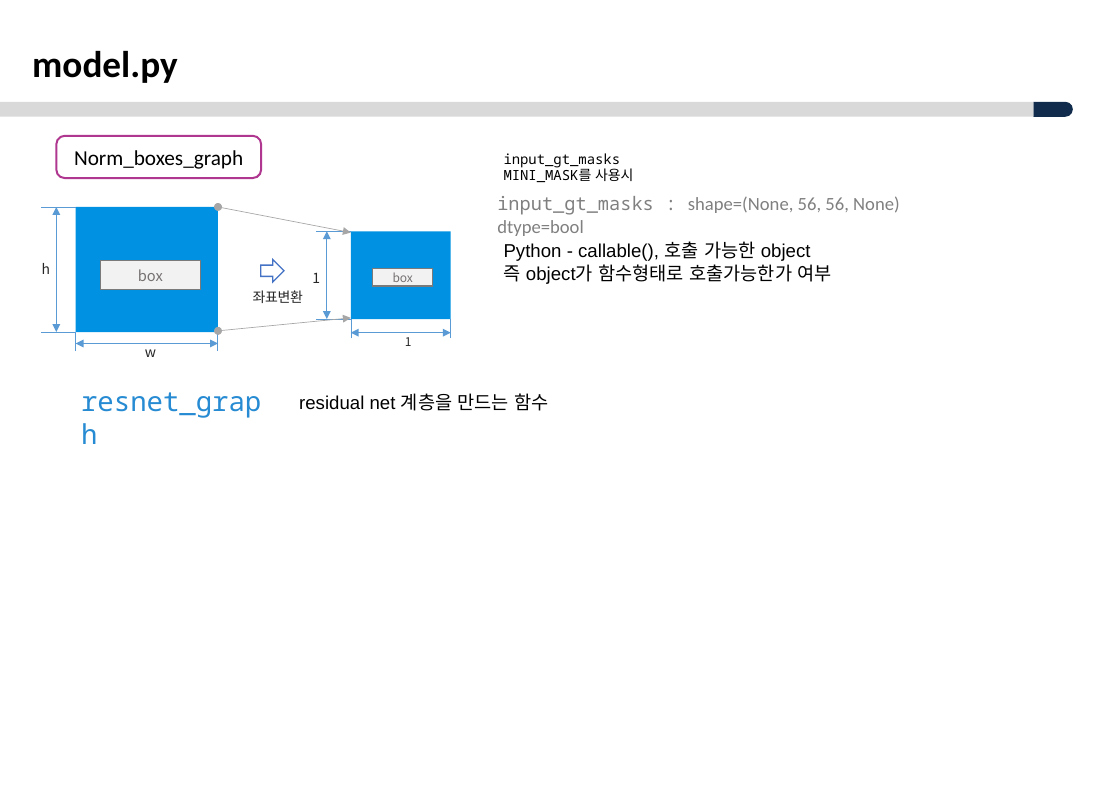
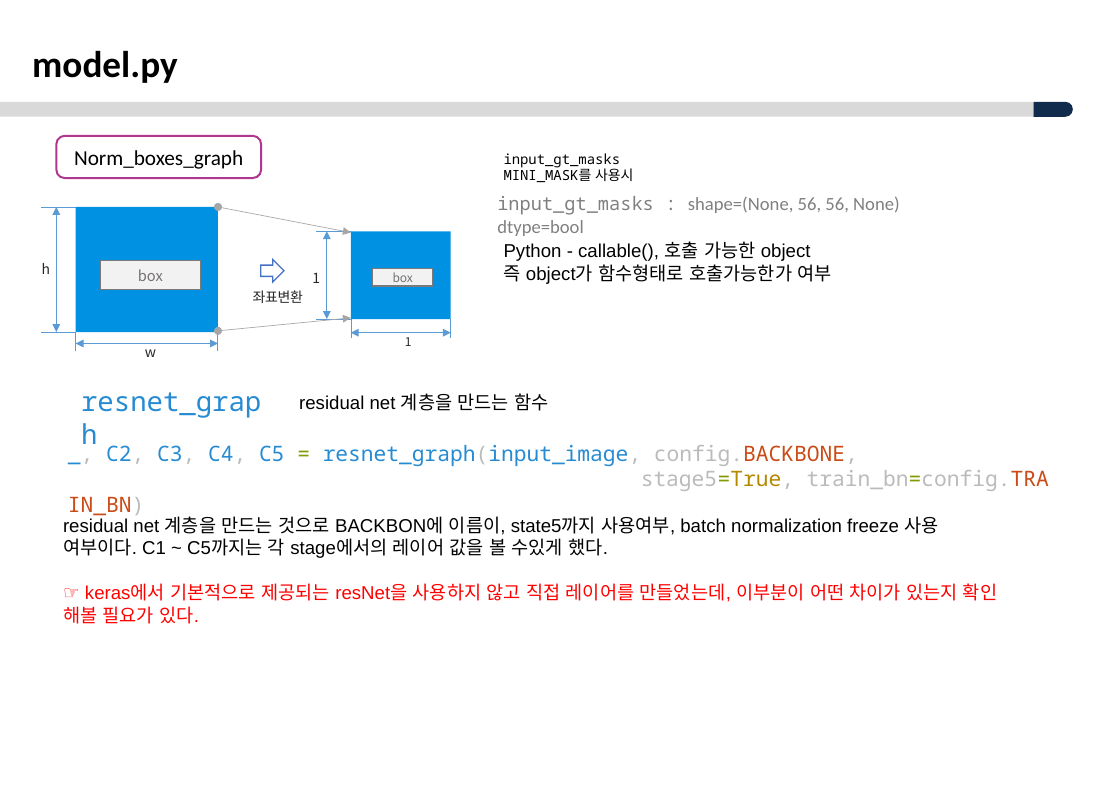
Before and after one commit to ksyoon70/Mask-RCNN-TF2, a slide deck: slide 2 of Masked-RCNN_분석_V1.0.pptx. Drawn at 1120x792 pixels with LibreOffice and Linux fonts; fonts in the diff are those of the drawing; background and template pictures are left out. Boxes give left, top, right and bottom in pixels: in the first picture for what was removed or moved away, otherwise in the second. Text is boxed around its words. In the diff, an @@ line names an element or a change of style, - is before the commit and + after.

```diff
--- a/Masked-RCNN_분석_V1.0.pptx
+++ b/Masked-RCNN_분석_V1.0.pptx
@@ text added at (x1=68, y1=445, x2=1049, y2=519), 16 pt, text #BBBBBB @@
+_, C2, C3, C4, C5 = resnet_graph(input_image, config.BACKBONE,
+stage5=True, train_bn=config.TRAIN_BN)
@@ text added at (x1=63, y1=516, x2=939, y2=558), 14 pt, text #000000 @@
+residual net 계층을 만드는 것으로 BACKBON에 이름이, state5까지 사용여부, batch normalization freeze 사용 여부이다. C1 ~ C5까지는 각 stage에서의 레이어 값을 볼 수있게 했다.
@@ text added at (x1=63, y1=583, x2=997, y2=624), 14 pt, text #FF0000 @@
+☞ keras에서 기본적으로 제공되는 resNet을 사용하지 않고 직접 레이어를 만들었는데, 이부분이 어떤 차이가 있는지 확인 해볼 필요가 있다.
```
Also in this commit, not shown: 2 other slides changed, 4 slides added, 1 other file.
